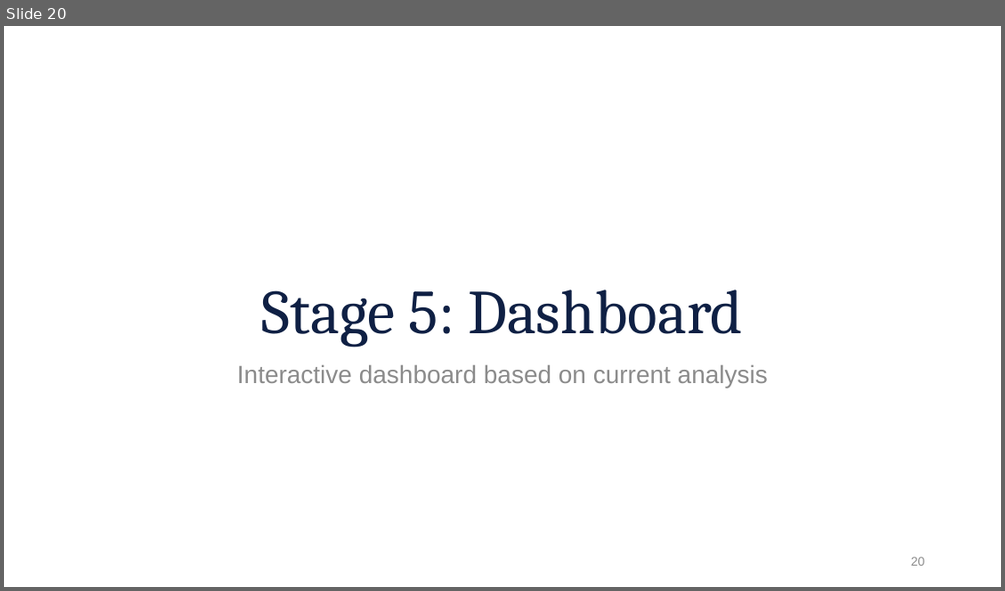
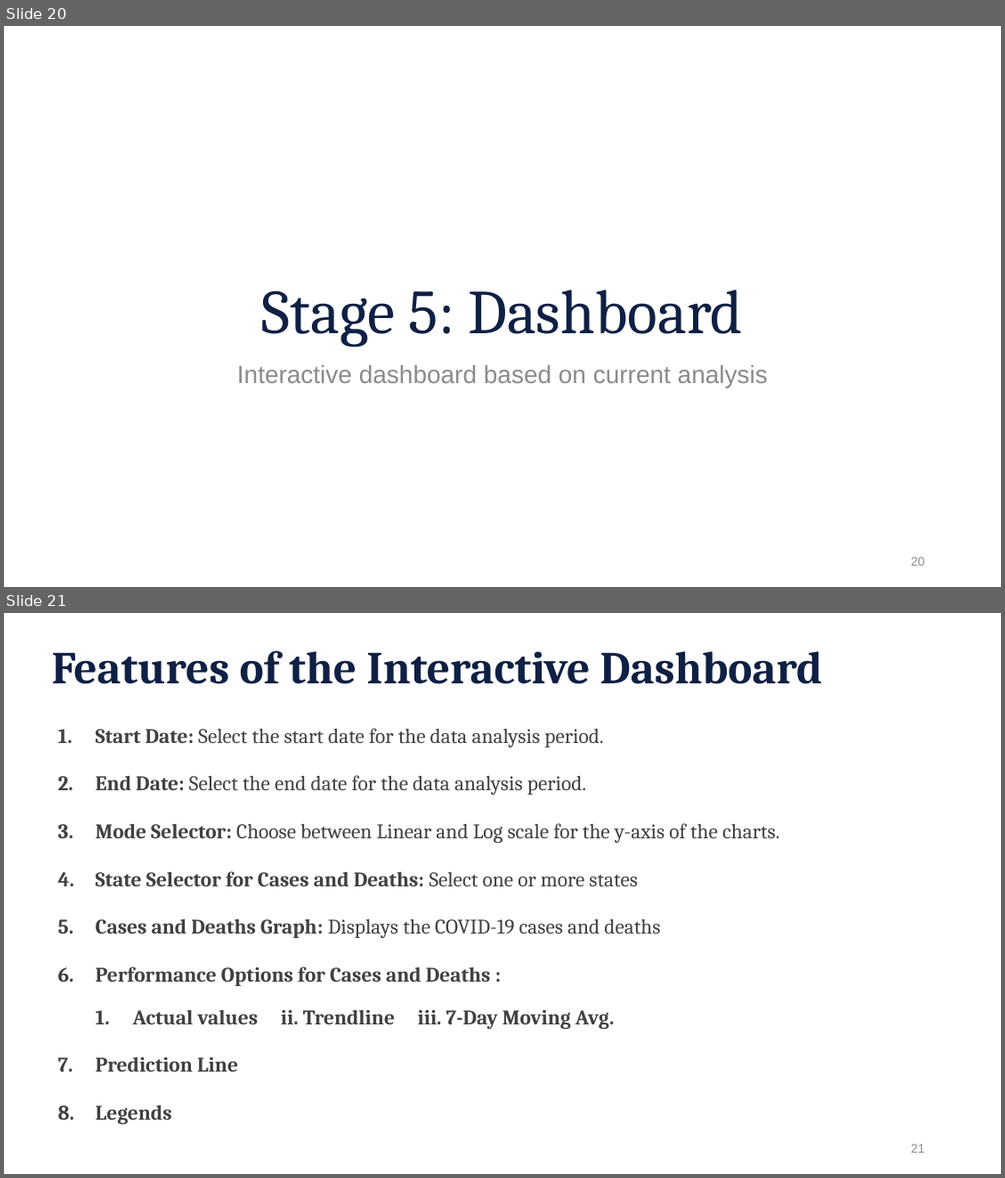
Before and after one commit to aiwayemi/Group-1, a slide deck: ProjPresentation.pptx. Shown one above the other, each under a label of ours: slide 20 before the commit, slides 20 and 21 after it. The pictures are 1005x591 and 1005x1178 pixels, drawn with LibreOffice and Linux fonts; fonts in the diff are those of the drawing; background and template pictures are left out. Boxes give left, top, right and bottom in pixels: in the first picture for what was removed or moved away, otherwise in the second. Text is boxed around its words. In the diff, an @@ line names an element or a change of style, - is before the commit and + after.

```diff
--- a/ProjPresentation.pptx
+++ b/ProjPresentation.pptx
@@ slide 21 added at <box>4,613,1001,1174</box>, background #FFFFFF @@
@@ title added at <box>52,650,823,684</box>, 44 pt, text #0F2044, bold @@
+Features of the Interactive Dashboard
@@ text added at <box>96,728,780,1029</box>, 20 pt, text #404040 @@
+1. Start Date: Select the start date for the data analysis period.
+2. End Date: Select the end date for the data analysis period.
+3. Mode Selector: Choose between Linear and Log scale for the y-axis of the charts.
+4. State Selector for Cases and Deaths: Select one or more states
+5. Cases and Deaths Graph: Displays the COVID-19 cases and deaths
+6. Performance Options for Cases and Deaths :
+  1. Actual values ii. Trendline iii. 7-Day Moving Avg.
+7. Prediction Line
+8. Legends
@@ page number added at <box>911,1143,925,1152</box>, 12 pt, text #8C8C8C @@
+21
```
Also in this commit, not shown: 3 other slides added.
